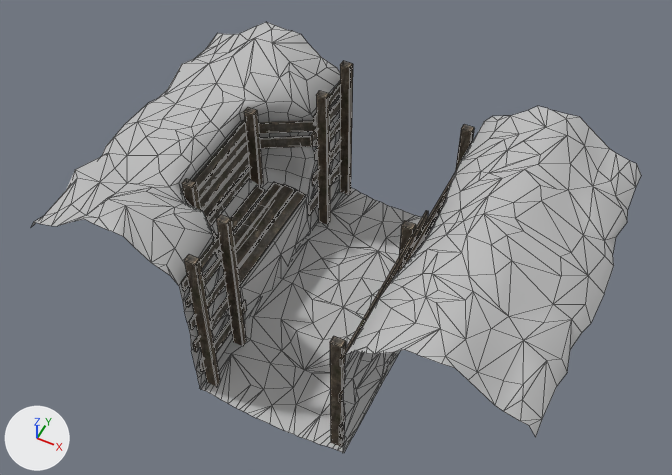
The FBX model Assets/Trenches Pack/Sources/Ground_Firebay_Wood_B.fbx as it was, and as the next commit left it.
Before and after are seen from a 50 mm camera at (3.35, -4.9, 9.98) aimed at (-0.11, 2.01, 1.35). The lights are fixed; the arrows at lower left show +X, +Y and +Z. The first picture is the older version. Mesh edges are drawn as thin lines. Objects named as collision shapes, trigger or cutter boxes, shadow casters or lower levels of detail are left out. Where no turn or scale is listed for an object, it has been applied to the vertices.

The older version as bpy lines, for what is in view:
```python
me_mesh = bpy.data.meshes.new('Mesh')
me_mesh.from_pydata(...)  # 1676 vertices, 1976 faces; spans x -3.14..3.14, y 0.0..4.0, z -0.05..2.64
# faces by material slot: [1126, 850]
me_mesh.materials.append(mat_wood_a_mat)  # picture img_wood_diffuse_tif
me_mesh.materials.append(mat_ground_a_mat)  # grey #bcbcbc
ob_ground_firebay_wood_b_lod0 = bpy.data.objects.new('Ground_Firebay_Wood_B_LOD0', me_mesh)
ob_ground_firebay_wood_b_lod0.location = (0.0, 0.0, 0.0)
```
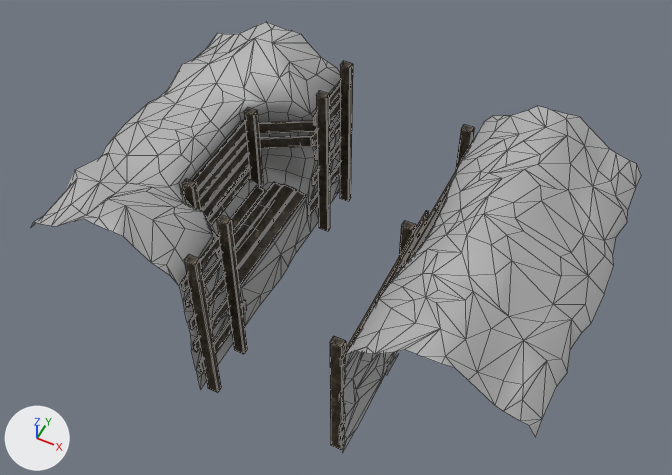
What differs and where, as boxes [x1, y1, x2, y2] in the pictures (672 x 475 px):
'Ground_Firebay_Wood_B_LOD0', reshaped
    before: [31, 22, 641, 453]
    after: [31, 22, 641, 452]
part 1 of me_mesh, deleted
    before: [201, 188, 422, 453]

Diff of the bpy script that builds the scene:
```diff
--- a/Assets/Trenches Pack/Sources/Ground_Firebay_Wood_B.fbx.py
+++ b/Assets/Trenches Pack/Sources/Ground_Firebay_Wood_B.fbx.py
@@ mat_wood_a_mat_007 @@
+mat_wood_a_mat_007 = principled_material('Wood_A_MAT.007')
+mat_wood_a_mat_007.texture = img_wood_diffuse_tif
+mat_wood_a_mat_007.metallic = 0.5
+mat_wood_a_mat_007.roughness = 0.853
@@ mat_ground_a_mat_007 @@
+mat_ground_a_mat_007 = principled_material('Ground_A_MAT.007')
+mat_ground_a_mat_007.base_color = (0.5, 0.5, 0.5)  # grey #bcbcbc
+mat_ground_a_mat_007.metallic = 0.5
+mat_ground_a_mat_007.roughness = 0.749
@@ me_mesh @@
 # used by ob_ground_firebay_wood_b_lod0; location = (0.0, 0.0, 0.0)
-me_mesh.from_pydata(...)  # 1676 vertices, 1976 faces; spans x -3.14..3.14, y 0.0..4.0, z -0.05..2.64
-me_mesh.materials.append(mat_wood_a_mat)  # picture img_wood_diffuse_tif
-me_mesh.materials.append(mat_ground_a_mat)  # grey #bcbcbc
+me_mesh.from_pydata(...)  # 1540 vertices, 1789 faces; spans x -3.14..3.14, y 0.0..4.0, z -0.05..2.64
+# me_mesh part 1
+# 136 vertices are removed from x -1.0..1.0, y 0.0..4.0, z -0.03..0.16
+# 187 faces are deleted
+me_mesh.materials.append(mat_wood_a_mat_007)  # picture img_wood_diffuse_tif
+me_mesh.materials.append(mat_ground_a_mat_007)  # grey #bcbcbc
```
